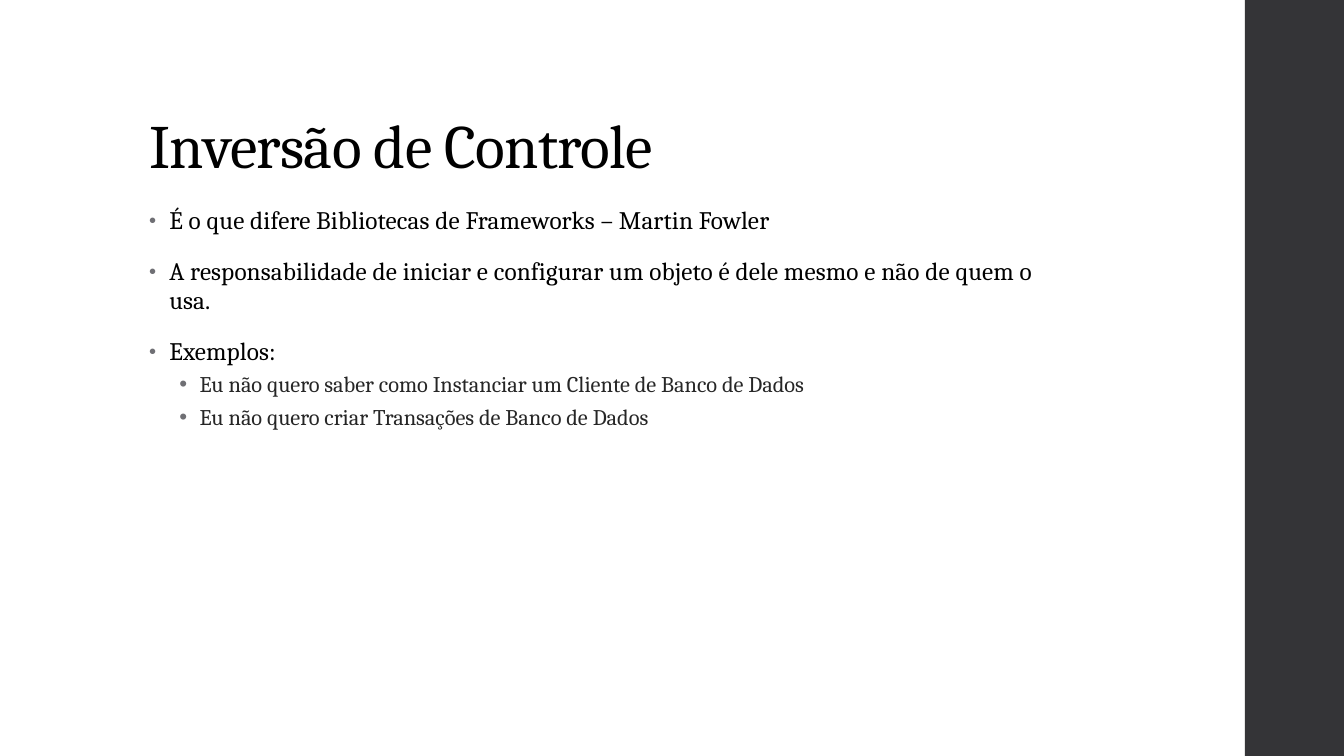
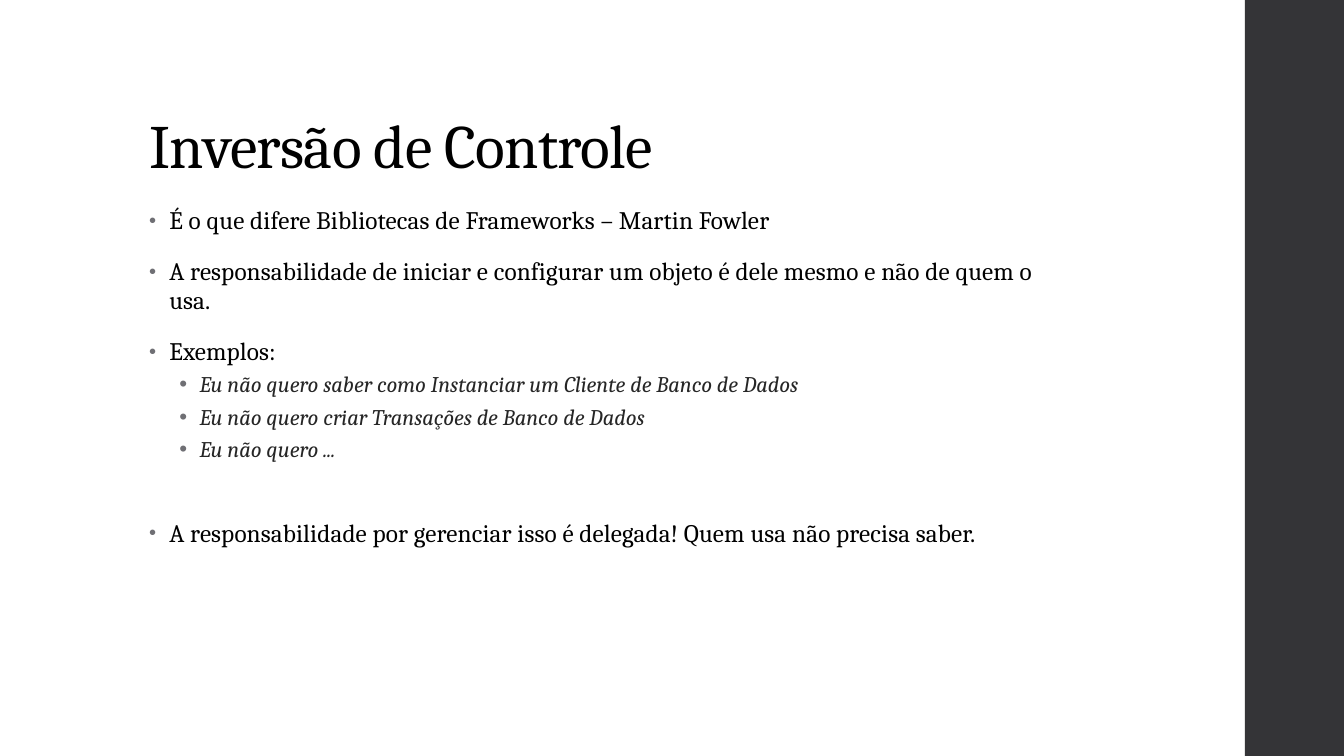
Before and after one commit to vepo/cdi-tutorial, a slide deck: slide 9 of resource/Java CDI.pptx. Drawn at 1344x756 pixels with LibreOffice and Linux fonts; fonts in the diff are those of the drawing. Boxes give left, top, right and bottom in pixels: in the first picture for what was removed or moved away, otherwise in the second. Text is boxed around its words. In the diff, an @@ line names an element or a change of style, - is before the commit and + after.

```diff
--- a/resource/Java CDI.pptx
+++ b/resource/Java CDI.pptx
@@ text at bbox=[200, 376, 798, 430]: italic on in "Eu não quero saber como Instanciar um ...", "Eu não quero criar Transações de Banco ..." @@
@@ text at bbox=[169, 442, 975, 548]: paragraphs added @@
+  • Eu não quero ...
+• A responsabilidade por gerenciar isso é delegada! Quem usa não precisa saber.
```
Also in this commit, not shown: 5 other slides changed, 1 slide added, 31 other files.
